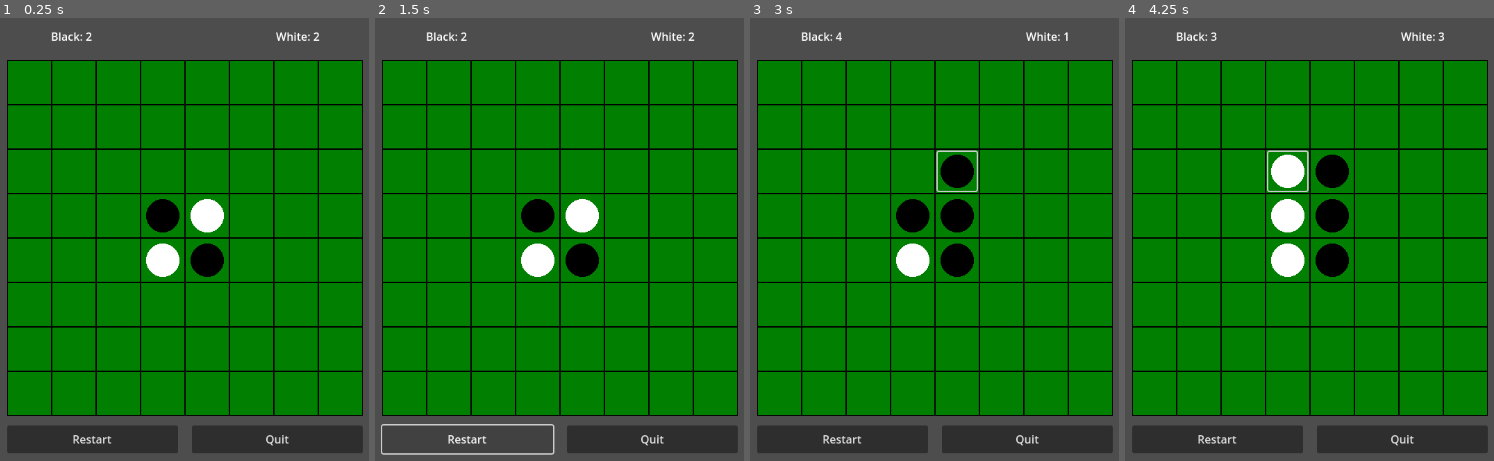
Above: before the commit, frames 1-4 (left to right).
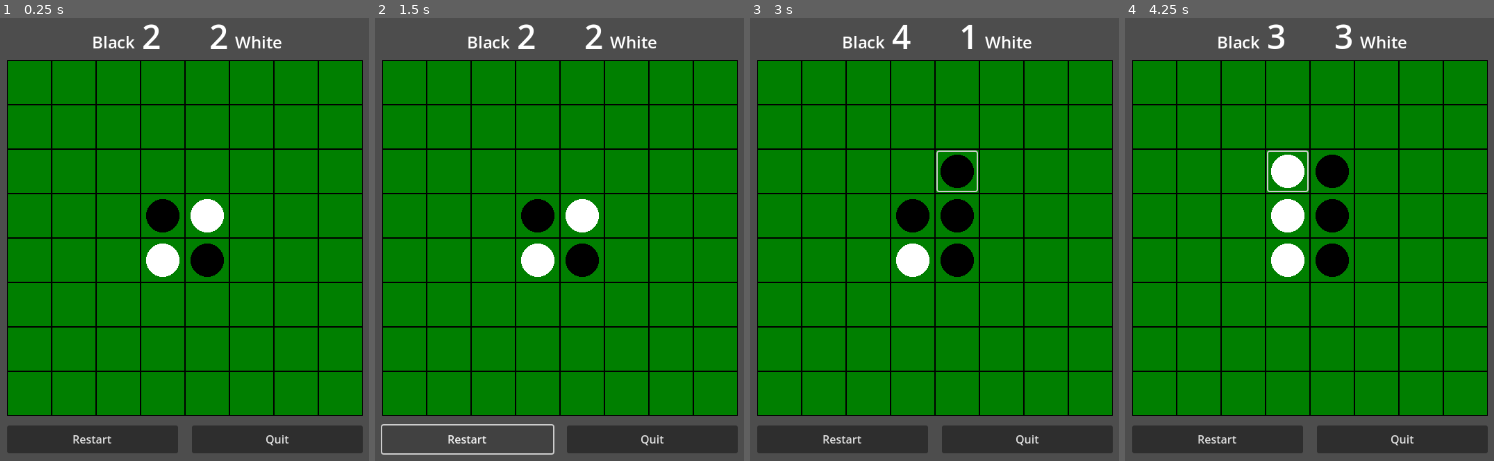
Above: after the commit, the same moments.

Repository: phrasmotica/othello
Game: Godot game, scene res://scenes/game.tscn
Same seed, same stepped clock (60 frames per second), same inputs: the game is played once before the commit and once after it.
Inputs (mouse positions are in pixels of both pictures, inside the frame that each line leads up to):
- Up to frame 1 (0.25 s): no input
- Up to frame 2 (1.5 s): click "Restart" at 0.5 s; click "Restart" at 1.25 s
- Up to frame 3 (3 s): click "Restart" at 2 s; click (956, 173) at 2.77 s
- Up to frame 4 (4.25 s): click (1287, 173) at 3.52 s

The runs differ from the first frame. In frame 1, 0.9% of the frame differs, in the area x 14-87%, y 1-7%; in frame 2, 0.9%; in frame 3, 0.8%; in frame 4, 0.9%.

Commit message:
Improve appearance of score text above the board

Diff:
--- a/scenes/score_ui.tscn
+++ b/scenes/score_ui.tscn
@@ -12,16 +12,44 @@
 custom_minimum_size = Vector2(0, 68)
 layout_mode = 2
 
-[node name="BlackScoreLabel" type="Label" parent="HBoxContainer"]
-unique_name_in_owner = true
+[node name="HBoxContainer" type="HBoxContainer" parent="HBoxContainer"]
 layout_mode = 2
 size_flags_horizontal = 3
-text = "Black: 0"
-horizontal_alignment = 1
+theme_override_constants/separation = 10
 
-[node name="WhiteScoreLabel" type="Label" parent="HBoxContainer"]
-unique_name_in_owner = true
+[node name="BlackLabel" type="Label" parent="HBoxContainer/HBoxContainer"]
+custom_minimum_size = Vector2(0, 43)
 layout_mode = 2
 size_flags_horizontal = 3
-text = "White: 0"
-horizontal_alignment = 1
+size_flags_vertical = 8
+theme_override_font_sizes/font_size = 24
+text = "Black"
+horizontal_alignment = 2
+
+[node name="BlackScoreLabel" type="Label" parent="HBoxContainer/HBoxContainer"]
+unique_name_in_owner = true
+custom_minimum_size = Vector2(60, 0)
+layout_mode = 2
+theme_override_font_sizes/font_size = 48
+text = "0"
+
+[node name="HBoxContainer2" type="HBoxContainer" parent="HBoxContainer"]
+layout_mode = 2
+size_flags_horizontal = 3
+theme_override_constants/separation = 10
+
+[node name="WhiteScoreLabel" type="Label" parent="HBoxContainer/HBoxContainer2"]
+unique_name_in_owner = true
+custom_minimum_size = Vector2(60, 0)
+layout_mode = 2
+theme_override_font_sizes/font_size = 48
+text = "0"
+horizontal_alignment = 2
+
+[node name="WhiteLabel" type="Label" parent="HBoxContainer/HBoxContainer2"]
+custom_minimum_size = Vector2(0, 43)
+layout_mode = 2
+size_flags_horizontal = 3
+size_flags_vertical = 8
+theme_override_font_sizes/font_size = 24
+text = "White"
--- a/scripts/score_ui.gd
+++ b/scripts/score_ui.gd
@@ -15,5 +15,5 @@
 		board.score_changed.connect(_update_ui)
 
 func _update_ui(black_score: int, white_score: int) -> void:
-	black_score_label.text = "Black: %d" % black_score
-	white_score_label.text = "White: %d" % white_score
+	black_score_label.text = str(black_score)
+	white_score_label.text = str(white_score)
